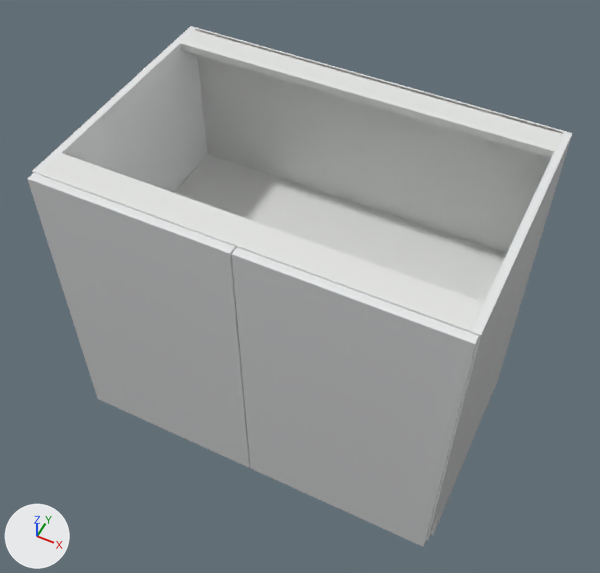
Before and after pictures for a commit that changed the glTF model storefront/public/cabinet-inventory/models/bvc-2294.glb.
Camera for both pictures: a camera (50 mm lens) standing at (1.028, -1.477, 1.939) and looking at (0.436, -0.291, 0.457). Every picture has the same lights, and +X, +Y and +Z are marked at lower left. The older version comes first. Where no turn or scale is listed for an object, it has been applied to the vertices.

Objects in the first picture: 'Adjustable shelf', 'Cabinet back', 'Cabinet side', 'Cabinet side.001', 'Door', 'Door.001', 'Top support rail', 'Top support rail.001' and 1 more.
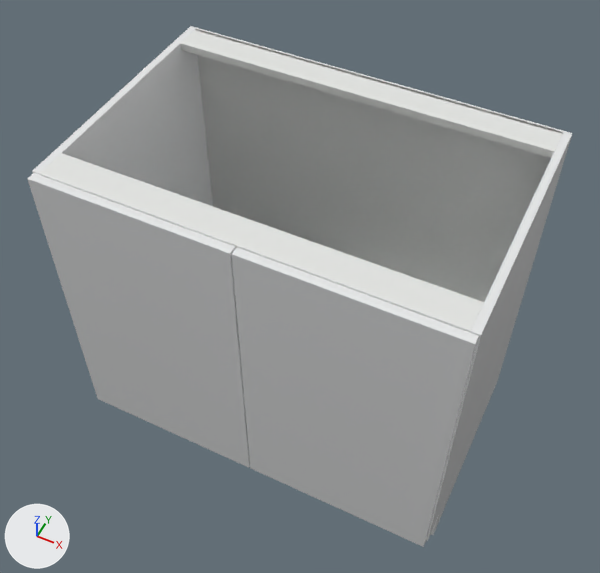
What differs and where, as boxes [x1, y1, x2, y2] in the pictures (600 x 573 px):
```json
{"object": "Adjustable shelf", "change": "deleted", "before": [174, 154, 507, 302]}
```

Edits to the scene script, one JSON object a line:
```json
{"op": "remove", "block": "ob_adjustable_shelf", "code": ["ob_adjustable_shelf = bpy.data.objects.new('Adjustable shelf', me_cube_011)", "ob_adjustable_shelf.location = (0.457, -0.285, 0.495)"]}
```
